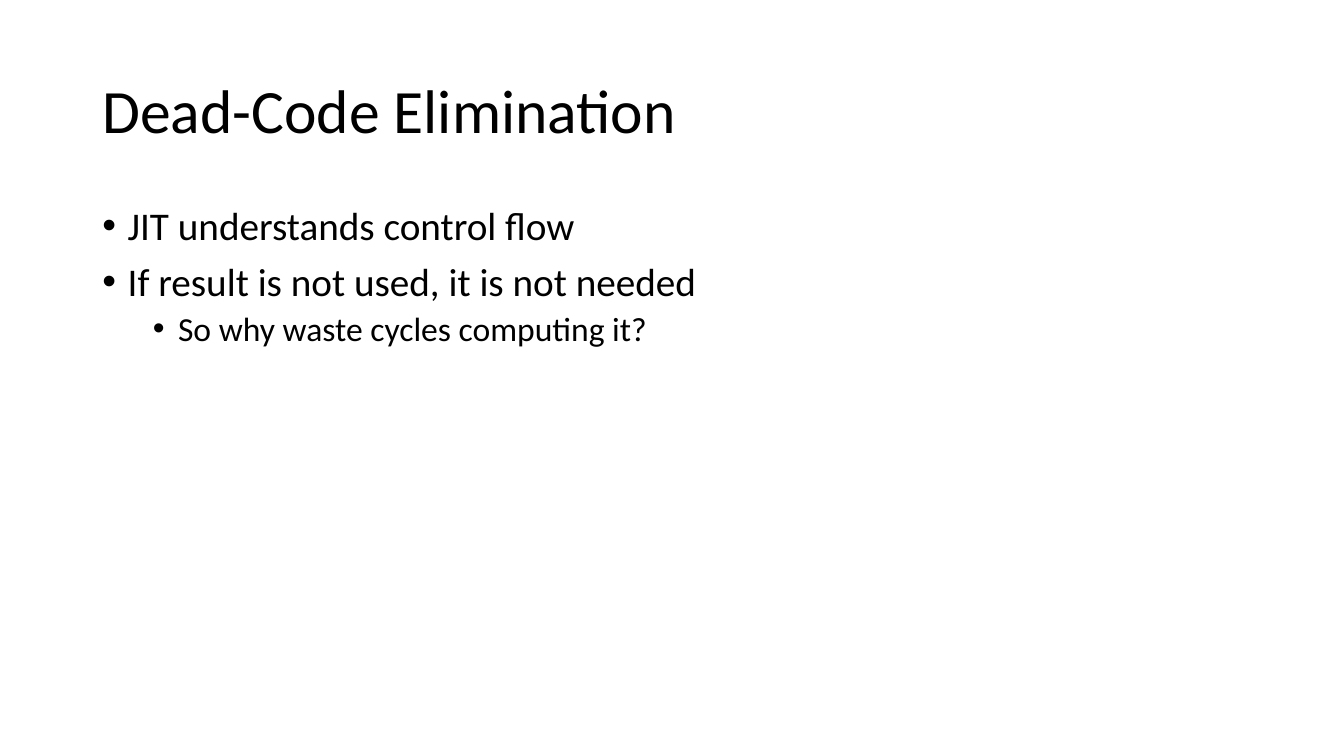
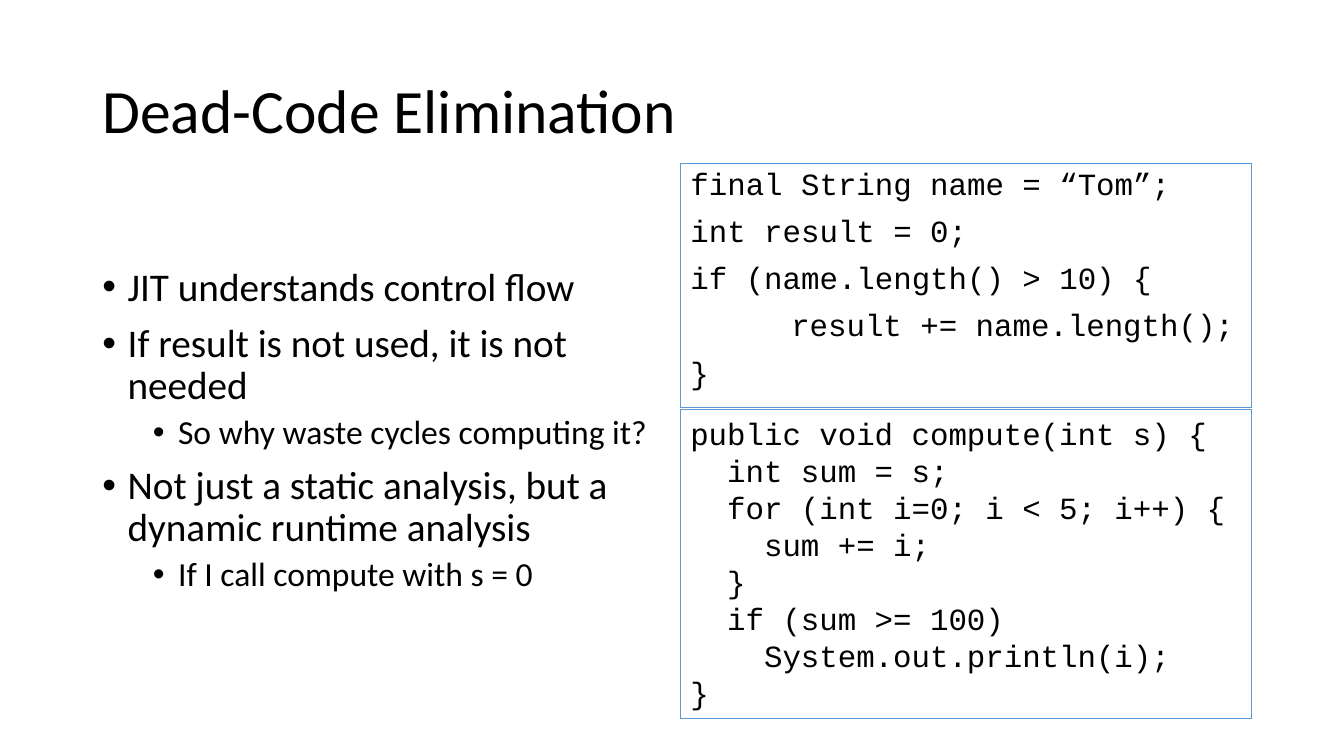
Before and after one commit to tresat/JMH-Presentation, a slide deck: slide 11 of doc/slides.pptx. Drawn at 1344x756 pixels with LibreOffice and Linux fonts; fonts in the diff are those of the drawing. Boxes give left, top, right and bottom in pixels: in the first picture for what was removed or moved away, otherwise in the second. Text is boxed around its words. In the diff, an @@ line names an element or a change of style, - is before the commit and + after.

```diff
--- a/doc/slides.pptx
+++ b/doc/slides.pptx
@@ text added at (681, 163, 1252, 407), outline #5B9BD5 0.75 pt, 22 pt, text #000000 @@
+final String name = “Tom”;
+int result = 0;
+if (name.length() > 10) {
+result += name.length();
+}
@@ rectangle added at (681, 410, 1252, 719), outline #5B9BD5 0.75 pt, 22 pt, text #000000 @@
+public void compute(int s) {
+int sum = s;
+for (int i=0; i < 5; i++) {
+sum += i;
+}
+if (sum >= 100)
+System.out.println(i);
+}
@@ text at (128, 471, 608, 592): paragraphs added @@
+• Not just a static analysis, but a dynamic runtime analysis
+  • If I call compute with s = 0
```
Also in this commit, not shown: 18 other slides changed, 6 slides added, 5 slides removed, 11 other files.
